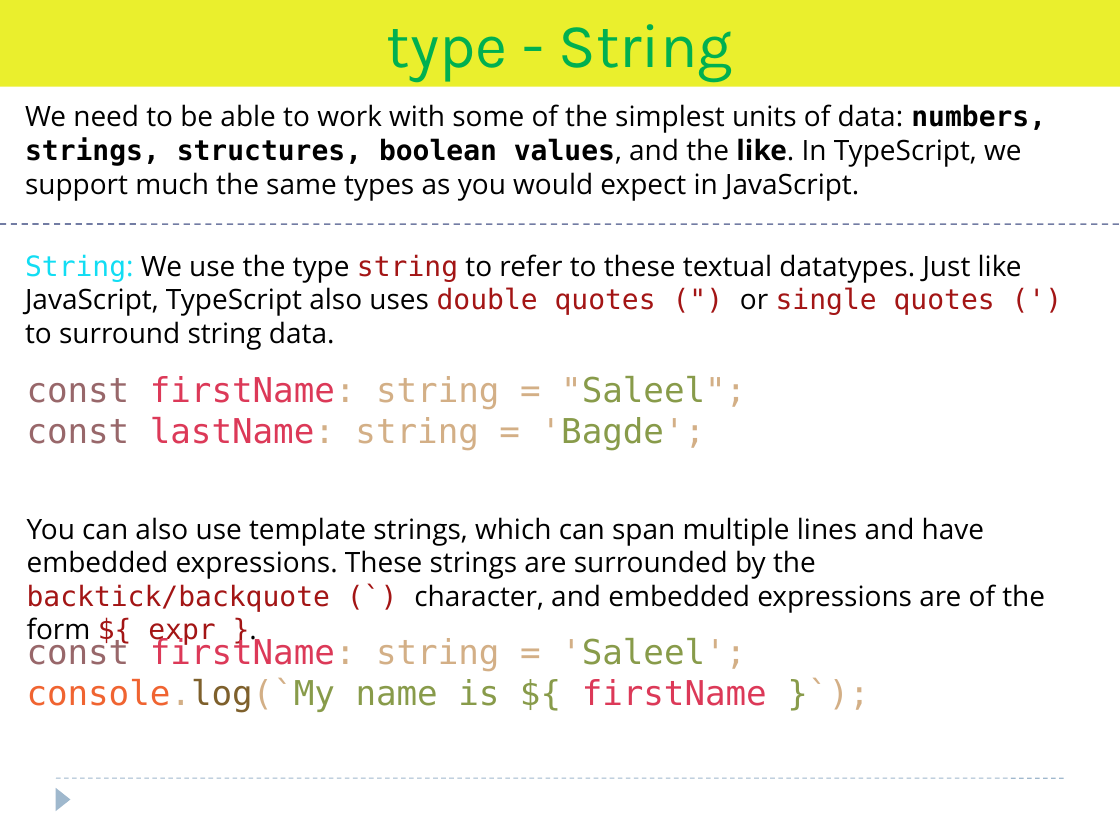
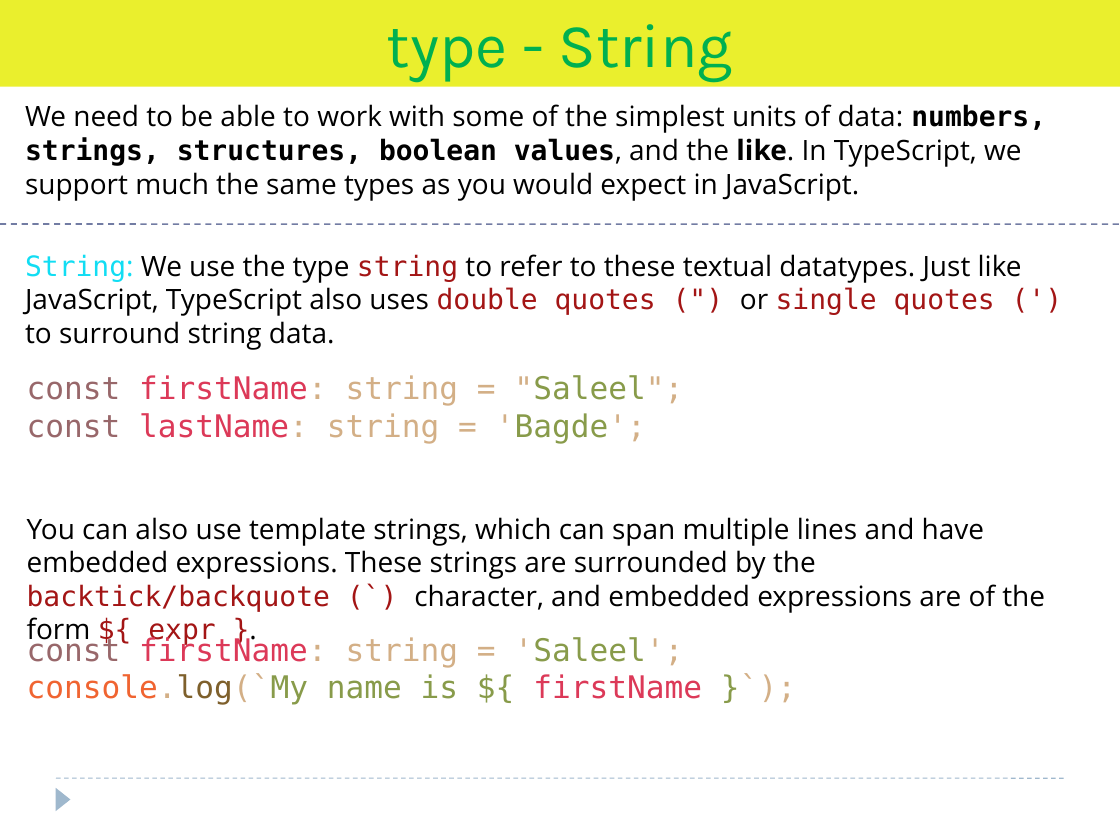
Before and after one commit to Saleel-Bagde/PPT-s, a slide deck: slide 9 of AWP PPT - TypeScript.pptx. Drawn at 1120x840 pixels with LibreOffice and Linux fonts; fonts in the diff are those of the drawing. Boxes give left, top, right and bottom in pixels: in the first picture for what was removed or moved away, otherwise in the second. Text is boxed around its words. In the diff, an @@ line names an element or a change of style, - is before the commit and + after.

```diff
--- a/AWP PPT - TypeScript.pptx
+++ b/AWP PPT - TypeScript.pptx
@@ text "const firstName: string = "Saleel";" at bbox=[27, 375, 683, 443]: size 22 to 20 pt @@
@@ text "const firstName: string = 'Saleel';" at bbox=[27, 635, 702, 704]: size 22 to 20 pt @@
```
Also in this commit, not shown: 19 other slides changed.
